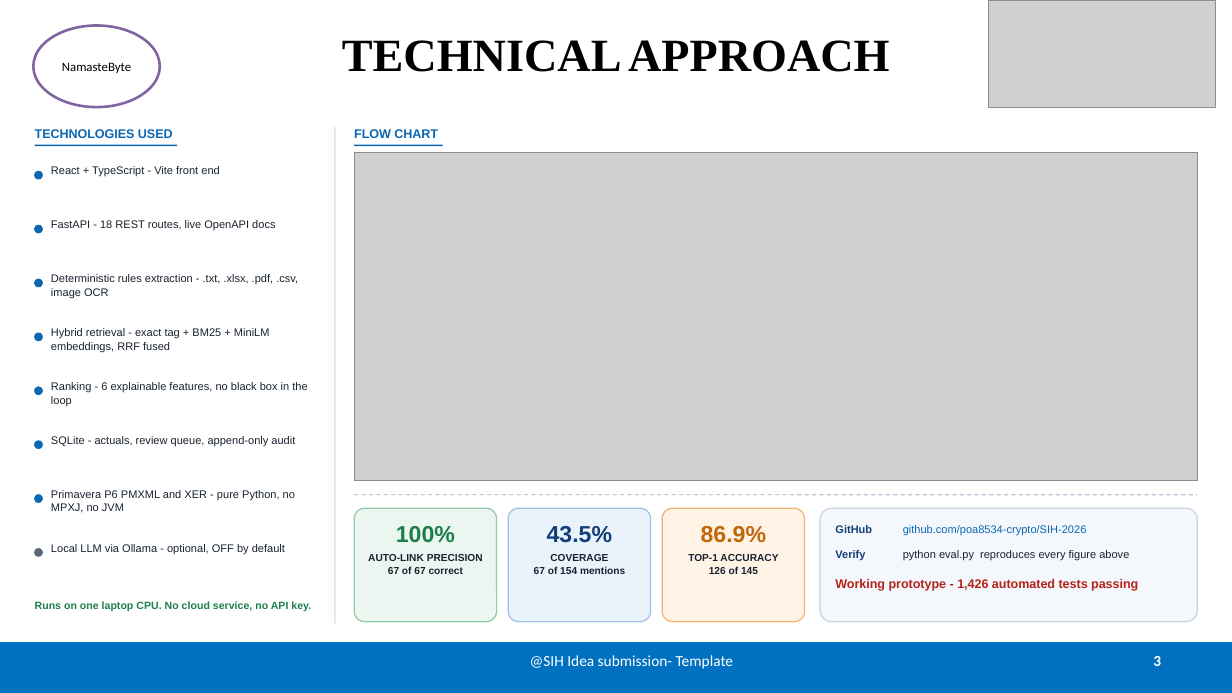
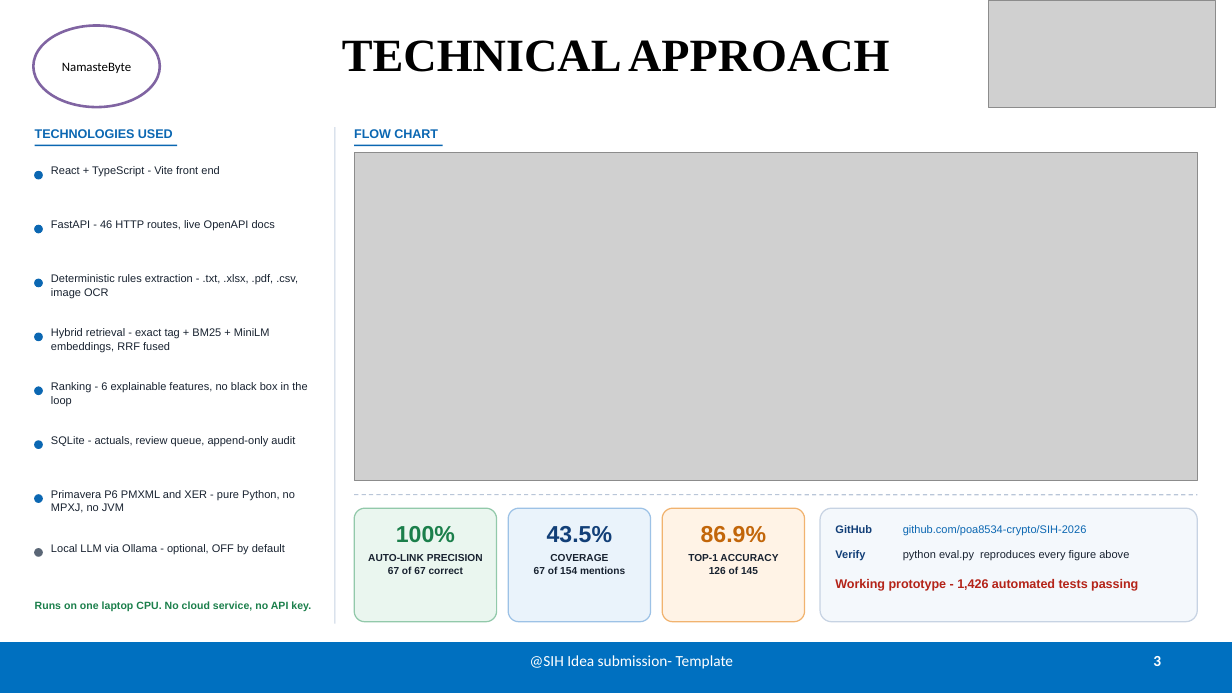
Before and after one commit to poa8534-crypto/SIH-2026, a slide deck: slide 3 of deliverables/NAVIS_SIH2026_NamasteByte_FINAL.pptx. Drawn at 1232x693 pixels with LibreOffice and Linux fonts; fonts in the diff are those of the drawing; grey boxes stand for pictures. Boxes give left, top, right and bottom in pixels: in the first picture for what was removed or moved away, otherwise in the second. Text is boxed around its words. In the diff, an @@ line names an element or a change of style, - is before the commit and + after.

```diff
--- a/deliverables/NAVIS_SIH2026_NamasteByte_FINAL.pptx
+++ b/deliverables/NAVIS_SIH2026_NamasteByte_FINAL.pptx
@@ text at [51, 220, 275, 231]: text changed @@
-FastAPI - 18 REST routes, live OpenAPI docs
+FastAPI - 46 HTTP routes, live OpenAPI docs
```
Also in this commit, not shown: 10 other files.
